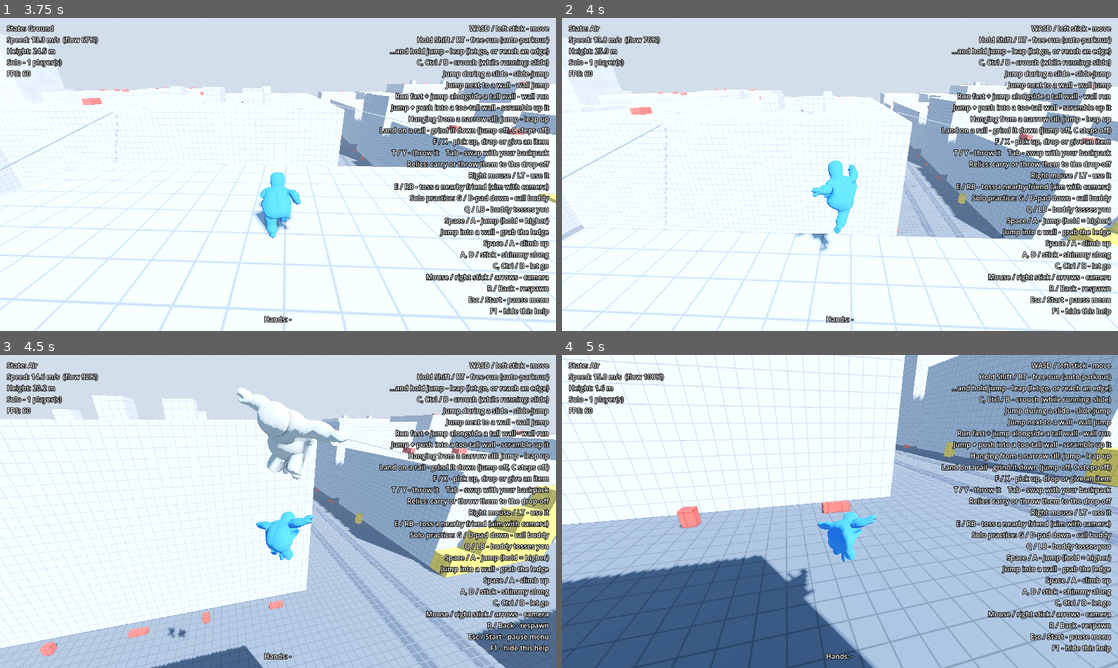
Above: before the commit, frames 1-4 (two rows, left to right).
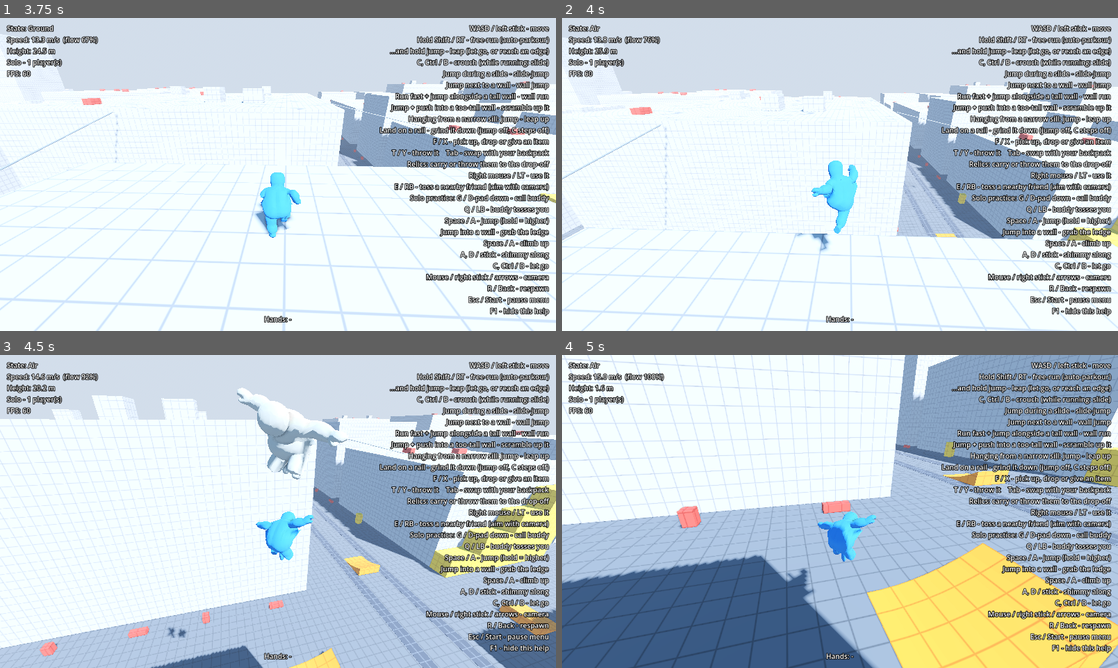
Above: after the commit, the same moments.

Repository: chitown08/ParkourFriends
Game: Godot game, scene res://game/main.tscn
Two runs of this game, one before a commit and one after it. Both use one fixed random seed, a clock stepped at 60 frames per second and the inputs below. Sound files missing from this copy of the repository are replaced by a short silence.
Inputs (mouse positions are in pixels of both pictures, inside the frame that each line leads up to):
- Up to frame 1 (3.75 s): click "Play Solo" at 0.5 s; move the mouse to (305, 174) at 1.27 s; hold C (crouch) 1.28-2.03 s; hold W (move_forward) from 1.28 s (still down); tap Space (jump) at 1.52, 1.82, 2.27, 2.3, 2.57 s; tap Shift (free_run) at 1.55, 2.1 s; move the mouse to (250, 174) at 2.02 s; move the mouse to (289, 168) at 2.77 s; hold Space (jump) 2.78-3.53 s; tap C (crouch) at 3.05 s; move the mouse to (272, 180) at 3.52 s; tap Q (buddy_toss_me) at 3.6 s
- Up to frame 2 (4 s): keep holding W (move_forward); tap Space (jump) at 3.77 s; tap Shift (free_run) at 3.8 s
- Up to frame 3 (4.5 s): keep holding W (move_forward); tap Space (jump) at 4.07 s; move the mouse to (316, 514) at 4.27 s; hold G (call_buddy) from 4.28 s (still down)
- Up to frame 4 (5 s): keep holding W (move_forward); keep holding G (call_buddy); tap Space (jump) at 4.52, 4.55, 4.82 s

Frame 1 is identical in both runs. In frame 2, less than 0.1% of the frame differs, in the area x 67-71%, y 68-71%; in frame 3, 0.9%; in frame 4, 12%, in the area x 54-100%, y 36-100%.

Commit message:
Launch plaza: four speed-scaled kicker ramps round the avenue crossing
- Ramp (levels/ramp.gd): an orange curved kicker. Its lip launches you on
  at your speed and up by how fast you hit it (3-8 m from 8-16 m/s, none
  below 8), +3 m for sliding in, +2 m for a readied free-run leap. You
  steer in the air as usual. Speed is taken as you come onto the ramp,
  since sliding up it bleeds speed.
- Free-run rides a ramp to its lip instead of jumping early.
- The district generator puts one in each avenue arm, lip 13 m from the
  middle of the plaza, all launching toward it.

Co-Authored-By: Claude Opus 5.5 <noreply@anthropic.com>

Diff:
--- /dev/null
+++ b/levels/ramp.gd
@@ -0,0 +1,108 @@
+@tool
+class_name Ramp
+extends Node3D
+## An orange kicker ramp: hit it fast and its lip launches you up and on,
+## keeping your speed (you can steer a bit in the air). The faster you hit it,
+## the higher you go; slide into it for the big one, and a readied free-run
+## leap at the lip adds a little more. Too slow and you just roll off the lip.
+##
+## The ramp's origin is the foot of the lip and it faces -Z (the way you
+## launch). It rises along a curve from `length` behind that to `height`.
+
+@export var length := 5.0:
+	set(value):
+		length = value
+		_build()
+@export var height := 1.5:
+	set(value):
+		height = value
+		_build()
+@export var width := 4.0:
+	set(value):
+		width = value
+		_build()
+@export var material: Material:
+	set(value):
+		material = value
+		_build()
+
+## Hit the ramp slower than this (m/s) and there's no launch.
+const MIN_SPEED := 8.0
+## Launch height (metres above the lip) from MIN_SPEED up to FULL_SPEED.
+const MIN_LAUNCH := 3.0
+const FULL_SPEED := 16.0
+const MAX_LAUNCH := 8.0
+## Extra height for sliding into the ramp, and for a fully readied leap.
+const SLIDE_BONUS := 3.0
+const LEAP_BONUS := 2.0
+## Your feet must be within this of the lip's top as you pass it.
+const LIP_REACH := 0.7
+## Your speed is taken as you come onto the ramp, from this far in front of it.
+const APPROACH := 4.0
+const CURVE_STEPS := 8
+
+var _surface: CSGPolygon3D
+## Per player: how far past the lip they were last tick, how fast they hit
+## the ramp, and whether they were sliding.
+var _last_along := {}
+var _hit_speed := {}
+var _hit_sliding := {}
+
+
+func _ready() -> void:
+	add_to_group(&"ramps")
+	_build()
+
+
+func _physics_process(_delta: float) -> void:
+	if Engine.is_editor_hint():
+		return
+	for player: Player in get_tree().get_nodes_in_group(&"players"):
+		if not player.is_local:
+			continue
+		var local := to_local(player.global_position)
+		var along := -local.z # Metres past the lip (negative: still before it).
+		var before: float = _last_along.get(player, along)
+		_last_along[player] = along
+		var beside := absf(local.x) <= width / 2.0
+		if beside and along > -length - APPROACH and along < -length:
+			_hit_speed[player] = player.get_horizontal_speed() # Coming onto the ramp.
+			_hit_sliding[player] = player.state.name == &"Slide"
+		if beside and before < 0.0 and along >= 0.0 and absf(local.y - height) < LIP_REACH:
+			_launch(player)
+		if along < -length - APPROACH or along > 1.0 or not beside:
+			_hit_speed.erase(player) # Gone: only a fresh run at it counts.
+
+
+func _launch(player: Player) -> void:
+	var speed: float = maxf(_hit_speed.get(player, 0.0), player.get_horizontal_speed())
+	if speed < MIN_SPEED:
+		return
+	var rise := lerpf(MIN_LAUNCH, MAX_LAUNCH, clampf(inverse_lerp(MIN_SPEED, FULL_SPEED, speed), 0.0, 1.0))
+	if _hit_sliding.get(player, false):
+		rise += SLIDE_BONUS
+	var forward := -global_basis.z.slide(Vector3.UP).normalized()
+	player.ramp_launch(forward, speed, rise, LEAP_BONUS)
+	_hit_speed.erase(player)
+
+
+func _build() -> void:
+	if not is_inside_tree():
+		return
+	if _surface == null:
+		_surface = CSGPolygon3D.new()
+		_surface.use_collision = true
+		add_child(_surface)
+	# The side profile, in (back-to-front, up): a curve that gets steeper
+	# toward the lip, then straight down at the lip. Laid on its side and
+	# stretched across the ramp's width.
+	var profile := PackedVector2Array([Vector2(-length, 0.0)])
+	for i in range(1, CURVE_STEPS + 1):
+		var t := float(i) / CURVE_STEPS
+		profile.append(Vector2(-length + length * t, height * t * t))
+	profile.append(Vector2(0.0, 0.0))
+	_surface.polygon = profile
+	_surface.depth = width
+	# The profile's x runs toward -Z once turned; it's pushed out along -X, so shift it back.
+	_surface.transform = Transform3D(Basis(Vector3.UP, PI / 2.0), Vector3(width / 2.0, 0.0, 0.0))
+	_surface.material = material
--- a/levels/rooftop_district.tscn
+++ b/levels/rooftop_district.tscn
@@ -9,6 +9,8 @@
 [ext_resource type="Material" path="res://materials/grid_climb.tres" id="7_climb"]
 [ext_resource type="PackedScene" path="res://levels/grind_rail.tscn" id="8_rail"]
 [ext_resource type="Material" path="res://materials/grid_vault.tres" id="9_vault"]
+[ext_resource type="Script" path="res://levels/ramp.gd" id="10_ramp"]
+[ext_resource type="Material" path="res://materials/grid_ramp.tres" id="11_ramp"]
 
 [sub_resource type="ProceduralSkyMaterial" id="ProceduralSkyMaterial_sky"]
 sky_top_color = Color(0.32, 0.5, 0.78, 1)
@@ -50,6 +52,8 @@
 
 [node name="GrindRails" type="Node3D" parent="."]
 
+[node name="Ramps" type="Node3D" parent="."]
+
 [node name="RoofClutter" type="Node3D" parent="."]
 
 [node name="StreetClutter" type="Node3D" parent="."]
@@ -1095,6 +1099,26 @@
 [node name="RailNS4" parent="GrindRails" instance=ExtResource("8_rail")]
 transform = Transform3D(1, 0, 0, 0, 1, 0, 0, 0, 1, 99.05, 20.6, 11.0)
 end_point = Vector3(0.0, -5.9, -26.0)
+
+[node name="RampNorth" type="Node3D" parent="Ramps"]
+transform = Transform3D(-1.0, 0, 0.0, 0, 1, 0, 0.0, 0, -1.0, 0.0, 0, -13.0)
+script = ExtResource("10_ramp")
+material = ExtResource("11_ramp")
+
+[node name="RampSouth" type="Node3D" parent="Ramps"]
+transform = Transform3D(1.0, 0, 0.0, 0, 1, 0, 0.0, 0, 1.0, 0.0, 0, 13.0)
+script = ExtResource("10_ramp")
+material = ExtResource("11_ramp")
+
+[node name="RampEast" type="Node3D" parent="Ramps"]
+transform = Transform3D(0.0, 0, 1.0, 0, 1, 0, -1.0, 0, 0.0, 13.0, 0, 0.0)
+script = ExtResource("10_ramp")
+material = ExtResource("11_ramp")
+
+[node name="RampWest" type="Node3D" parent="Ramps"]
+transform = Transform3D(0.0, 0, -1.0, 0, 1, 0, 1.0, 0, 0.0, -13.0, 0, 0.0)
+script = ExtResource("10_ramp")
+material = ExtResource("11_ramp")
 
 [node name="SpawnPoint" type="Marker3D" parent="."]
 transform = Transform3D(1, 0, 0, 0, 1, 0, 0, 0, 1, -21.57, 24.55, 42.0)
--- /dev/null
+++ b/materials/grid_ramp.tres
@@ -0,0 +1,11 @@
+[gd_resource type="ShaderMaterial" format=3]
+
+[ext_resource type="Shader" path="res://materials/grid.gdshader" id="1_grid"]
+
+[resource]
+render_priority = 0
+shader = ExtResource("1_grid")
+shader_parameter/base_color = Color(1.0, 0.55, 0.12, 1)
+shader_parameter/line_color = Color(0.8, 0.38, 0.05, 1)
+shader_parameter/grid_size = 1.0
+shader_parameter/line_width = 0.025
--- a/player/free_run.gd
+++ b/player/free_run.gd
@@ -14,6 +14,7 @@
 ##   Gap with a landing in jumping range -> jump it
 ##   Gap with no landing, wall alongside -> jump toward the wall (you wall-run across)
 ##   Gap with nothing to land on        -> keep running (you drop off)
+##   Ramp                               -> keep running (its lip launches you)
 ##   Hanging from a ledge               -> pull up (or leap to the next ledge up)
 ##
 ## Your own jump button becomes a leap: tap it for a normal jump, or hold it to
@@ -95,6 +96,8 @@
 		input.crouch_held = true # Something at head height with room below: slide under.
 		return
 
+	if _on_ramp(feet):
+		return # Ride it to the lip: the ramp launches you.
 	if not _edge_ahead(feet, direction, speed):
 		return
 	if readying_leap:
@@ -175,6 +178,12 @@
 ## True if we're hitting the wall at a shallow angle (good for a wall run).
 func _is_glancing(wall: Dictionary, direction: Vector3) -> bool:
 	return direction.dot(-(wall.normal as Vector3)) < 0.5
+
+
+## True if you're running up a ramp (see Ramp).
+func _on_ramp(feet: Vector3) -> bool:
+	var hit := player.raycast(feet + Vector3.UP * 0.5, feet + Vector3.DOWN * 0.6)
+	return not hit.is_empty() and hit.collider is Node and (hit.collider as Node).get_parent() is Ramp
 
 
 ## True if the ground runs out just ahead.
--- a/player/player.gd
+++ b/player/player.gd
@@ -22,6 +22,7 @@
 signal state_changed(new_state: StringName)
 signal tossed_someone(target: Player)
 signal got_tossed
+signal launched_off_ramp
 
 ## The movement numbers to use (how fast, how high, ...). Edit the profile
 ## files in player/profiles/ to change the feel; the pause menu can switch
@@ -711,6 +712,20 @@
 	pending_leap = 0.0
 
 
+## Launched off a ramp's lip (see Ramp): on along `forward` at `speed`, and
+## `rise` metres up, plus up to `leap_bonus` more for a readied free-run leap.
+func ramp_launch(forward: Vector3, speed: float, rise: float, leap_bonus: float) -> void:
+	rise += leap_bonus * _free_run.leap_charge()
+	_free_run.readying_leap = false
+	if is_crouched and can_stand():
+		set_crouched(false)
+	velocity = forward * speed + Vector3.UP * sqrt(2.0 * _rise_gravity * rise)
+	refresh_air_moves()
+	change_state(&"Air")
+	show_effect(&"show_jump", [1.0])
+	launched_off_ramp.emit()
+
+
 func apply_gravity(delta: float) -> void:
 	var gravity := _rise_gravity if velocity.y > 0.0 else _fall_gravity
 	velocity.y = maxf(velocity.y - gravity * delta, -max_fall_speed)
--- a/tests/test_rooftop_district.gd
+++ b/tests/test_rooftop_district.gd
@@ -306,6 +306,88 @@
 		if kind in thing.name:
 			return thing
 	return null
+
+
+func test_four_ramps_launch_toward_the_middle_of_the_plaza() -> void:
+	var ramps: Array[Node] = main.level.get_node("Ramps").get_children()
+	expect(ramps.size() == 4, "one ramp in each avenue arm, %d" % ramps.size())
+	for ramp: Ramp in ramps:
+		var launches := -ramp.global_basis.z
+		var to_middle := -_flat(ramp.global_position).normalized()
+		expect(launches.dot(to_middle) > 0.99, "%s should launch toward the middle" % ramp.name)
+		expect(ramp.material == load("res://materials/grid_ramp.tres"), "%s should be orange" % ramp.name)
+
+
+func test_crouch_walking_up_a_ramp_doesnt_launch_you() -> void:
+	var peak := await _run_at_ramp({"crouch": true, "run_up": 6.0})
+	expect(peak < 2.5, "too slow for a launch: just roll off the lip, peak %.1f m" % peak)
+
+
+func test_running_into_a_ramp_launches_you() -> void:
+	var peak := await _run_at_ramp({})
+	expect(peak > 6.0, "a full-speed run should launch you well up, peak %.1f m" % peak)
+
+
+func test_sliding_into_a_ramp_launches_you_higher() -> void:
+	var running := await _run_at_ramp({})
+	var sliding := await _run_at_ramp({"slide": true})
+	expect(sliding > running + 1.5, "sliding in should go higher than running in (%.1f m vs %.1f m)" % [sliding, running])
+	expect(sliding > 9.0, "the big one, peak %.1f m" % sliding)
+
+
+func test_free_run_rides_a_ramp_and_a_readied_leap_adds_height() -> void:
+	var free_running := await _run_at_ramp({"free_run": true})
+	expect(free_running > 6.0, "free-run should ride up to the lip and launch, peak %.1f m" % free_running)
+	var leaping := await _run_at_ramp({"free_run": true, "ready_leap": true})
+	expect(leaping > free_running + 1.0, "a readied leap at the lip adds height (%.1f m vs %.1f m)" % [leaping, free_running])
+
+
+func test_you_can_steer_in_the_air_after_a_launch() -> void:
+	var straight := await _run_at_ramp({})
+	var straight_x := player.global_position.x
+	await _run_at_ramp({"steer": &"move_left"})
+	expect(player.global_position.x < straight_x - 2.0, "holding left in the air should carry you left, x %.1f vs %.1f" % [player.global_position.x, straight_x])
+
+
+## Runs at the plaza's south ramp from far up the avenue at full flow, with
+## `how` options: slide (slide in from 10 m out), crouch (crouch-walk),
+## free_run, ready_leap (hold jump with free-run), steer (an action held once
+## launched), run_up (how far back to start). Returns how high your feet got
+## above the street, and leaves you where you landed.
+func _run_at_ramp(how: Dictionary) -> float:
+	var ramp: Ramp = main.level.get_node("Ramps/RampSouth")
+	var back := ramp.global_basis.z # From the lip back down the run-up.
+	await place(ramp.global_position + back * (ramp.length + how.get("run_up", 40.0)) + Vector3.UP * 0.05, yaw_for(-back))
+	player.debug_full_flow = not how.get("crouch", false)
+	var launched := [false]
+	var on_launch := func() -> void: launched[0] = true
+	player.launched_off_ramp.connect(on_launch)
+	if how.get("free_run", false):
+		Input.action_press(&"free_run")
+	if how.get("ready_leap", false):
+		Input.action_press(&"jump")
+	if how.get("crouch", false):
+		Input.action_press(&"crouch")
+	Input.action_press(&"move_forward")
+	var peak := 0.0
+	var left_ground := false
+	for i in 60 * 8:
+		await ticks(1)
+		peak = maxf(peak, player.global_position.y)
+		var from_lip := (player.global_position - ramp.global_position).dot(-back)
+		if how.get("slide", false) and from_lip > -ramp.length - 10.0 and player.state.name == &"Ground":
+			Input.action_press(&"crouch")
+		if launched[0] and how.has("steer"):
+			Input.action_press(how["steer"])
+		left_ground = left_ground or from_lip > 0.5
+		if left_ground and player.is_on_floor():
+			break
+	release_all()
+	player.launched_off_ramp.disconnect(on_launch)
+	player.debug_full_flow = false
+	if not how.get("crouch", false):
+		expect(launched[0], "should launch off the ramp (%s)" % [how])
+	return peak
 
 
 ## Walks up to a building's fire escape from the street with free-run, climbs
--- a/tools/gen_district.gd
+++ b/tools/gen_district.gd
@@ -70,6 +70,10 @@
 const RAIL_LANDING := 12.0
 const MARKER_CLEAR := 4.0 ## And this far around the spawn and checkpoints.
 
+## The launch plaza: a kicker ramp in each avenue arm, its lip this far from
+## the middle of the plaza, all launching toward the middle (see levels/ramp.gd).
+const RAMP_DISTANCE := 13.0
+
 ## Where each block starts, along x (columns) and z (rows), before centring.
 var _starts: Array[float] = []
 ## Places clutter mustn't go: rail paths as [from, to] (seen from above), the
@@ -107,6 +111,7 @@
 	for i in BLOCKS:
 		rails += 1 if _write_rail(buildings, i, true) else 0
 		rails += 1 if _write_rail(buildings, i, false) else 0
+	_write_ramps()
 	_write_markers(buildings)
 	var roof_things := 0
 	for b in buildings:
@@ -373,6 +378,22 @@
 	return true
 
 
+## Four ramps round the plaza, one in each avenue arm, all launching toward
+## the middle. (A ramp launches toward its -Z; `yaw` turns it to face the middle.)
+func _write_ramps() -> void:
+	var ramps := {"North": [Vector3(0, 0, -RAMP_DISTANCE), PI], "South": [Vector3(0, 0, RAMP_DISTANCE), 0.0],
+			"East": [Vector3(RAMP_DISTANCE, 0, 0), PI / 2.0], "West": [Vector3(-RAMP_DISTANCE, 0, 0), -PI / 2.0]}
+	for side: String in ramps:
+		var at: Vector3 = ramps[side][0]
+		var basis := Basis(Vector3.UP, ramps[side][1])
+		_out.append("
+[node name=\"Ramp%s\" type=\"Node3D\" parent=\"Ramps\"]
+transform = Transform3D(%s, 0, %s, 0, 1, 0, %s, 0, %s, %s, 0, %s)
+script = ExtResource(\"10_ramp\")
+material = ExtResource(\"11_ramp\")" % [
+				side, _num(basis.x.x), _num(basis.z.x), _num(basis.x.z), _num(basis.z.z), _num(at.x), _num(at.z)])
+
+
 func _block_rect(block: Vector2i) -> Rect2:
 	return Rect2(_starts[block.x] - _plaza_middle, _starts[block.y] - _plaza_middle, BLOCK, BLOCK)
 
@@ -389,6 +410,8 @@
 [ext_resource type="Material" path="res://materials/grid_climb.tres" id="7_climb"]
 [ext_resource type="PackedScene" path="res://levels/grind_rail.tscn" id="8_rail"]
 [ext_resource type="Material" path="res://materials/grid_vault.tres" id="9_vault"]
+[ext_resource type="Script" path="res://levels/ramp.gd" id="10_ramp"]
+[ext_resource type="Material" path="res://materials/grid_ramp.tres" id="11_ramp"]
 
 [sub_resource type="ProceduralSkyMaterial" id="ProceduralSkyMaterial_sky"]
 sky_top_color = Color(0.32, 0.5, 0.78, 1)
@@ -429,6 +452,8 @@
 [node name="FireEscapes" type="Node3D" parent="."]
 
 [node name="GrindRails" type="Node3D" parent="."]
+
+[node name="Ramps" type="Node3D" parent="."]
 
 [node name="RoofClutter" type="Node3D" parent="."]
 
Not shown, changed: characters/blob/blob_0.png.import
Not shown, added: levels/ramp.gd.uid
Not shown, changed: README.md
